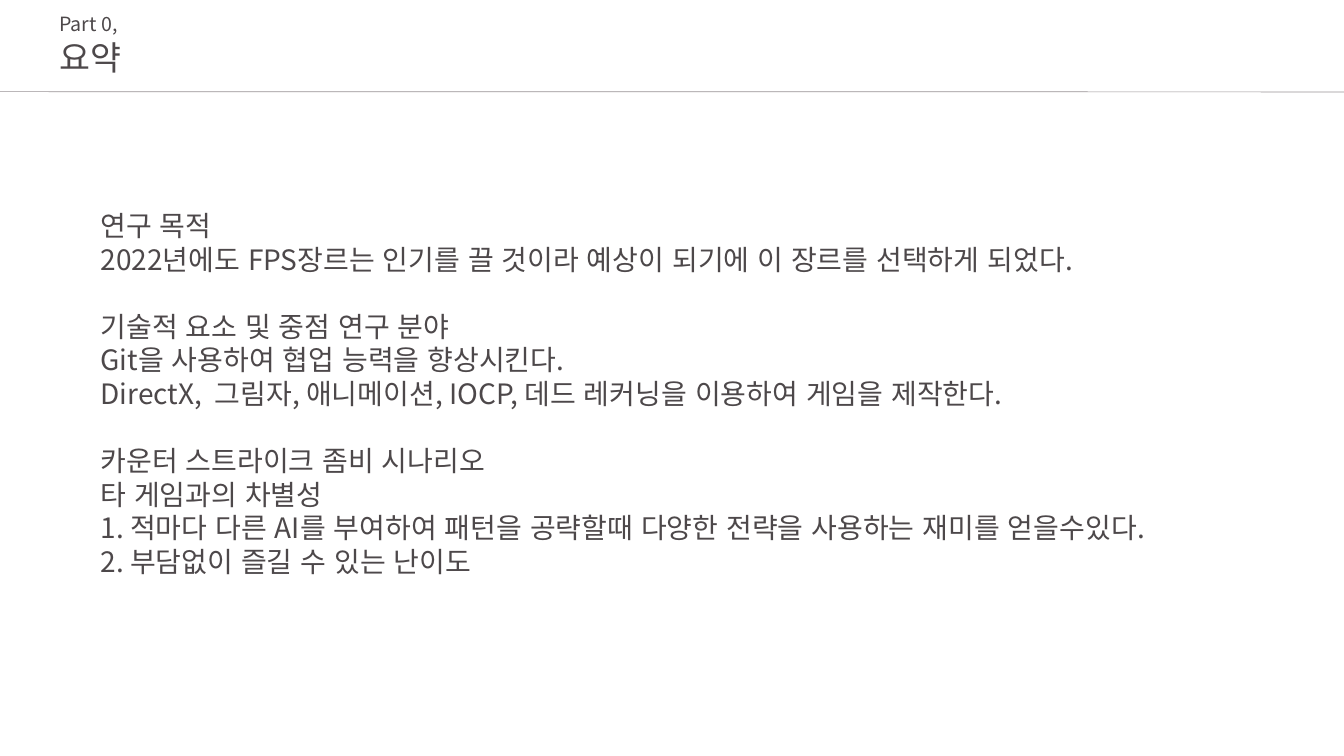
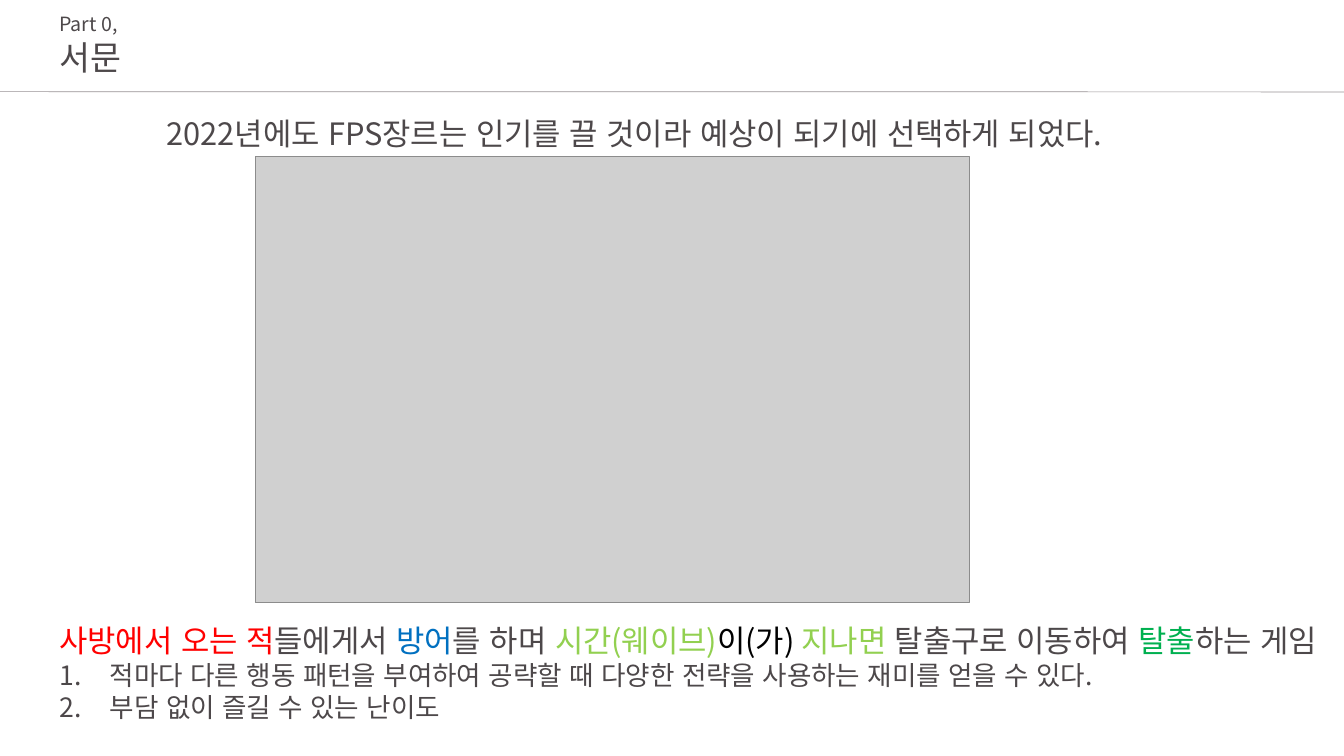
Before and after one commit to ghk01214/KPUFinalGame-deprecated-, a slide deck: slide 2 of docs/졸작 초안.pptx. Drawn at 1344x756 pixels with LibreOffice and Linux fonts; fonts in the diff are those of the drawing; grey boxes stand for pictures. Boxes give left, top, right and bottom in pixels: in the first picture for what was removed or moved away, otherwise in the second. Text is boxed around its words. In the diff, an @@ line names an element or a change of style, - is before the commit and + after.

```diff
--- a/docs/졸작 초안.pptx
+++ b/docs/졸작 초안.pptx
@@ text at (x1=59, y1=42, x2=121, y2=73): text changed @@
-요약
+서문
@@ text added at (x1=167, y1=119, x2=1102, y2=148), 22 pt, text #4D484A @@
+2022년에도 FPS장르는 인기를 끌 것이라 예상이 되기에 선택하게 되었다.
@@ picture added at (x1=255, y1=157, x2=970, y2=603) @@
@@ text at (x1=59, y1=626, x2=1317, y2=719): text changed; size 20 to 19 pt @@
-연구 목적
-2022년에도 FPS장르는 인기를 끌 것이라 예상이 되기에 이 장르를 선택하게 되었다.
-기술적 요소 및 중점 연구 분야
-Git을 사용하여 협업 능력을 향상시킨다.
-DirectX, 그림자, 애니메이션, IOCP, 데드 레커닝을 이용하여 게임을 제작한다.
-카운터 스트라이크 좀비 시나리오
-타 게임과의 차별성
-1. 적마다 다른 AI를 부여하여 패턴을 공략할때 다양한 전략을 사용하는 재미를 얻을수있다.
-2. 부담없이 즐길 수 있는 난이도
+사방에서 오는 적들에게서 방어를 하며 시간(웨이브)이(가) 지나면 탈출구로 이동하여 탈출하는 게임
+1. 적마다 다른 행동 패턴을 부여하여 공략할 때 다양한 전략을 사용하는 재미를 얻을 수 있다.
+2. 부담 없이 즐길 수 있는 난이도
```
Also in this commit, not shown: 6 other slides changed, 6 slides added, 4 slides removed.
